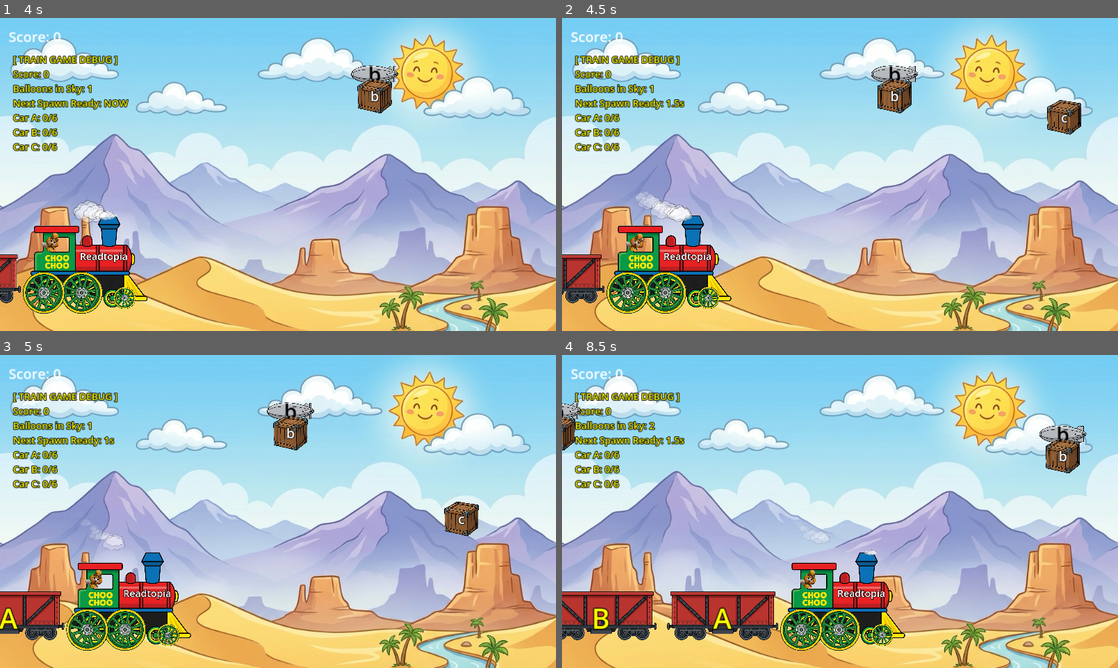
Above: before the commit, frames 1-4 (two rows, left to right).
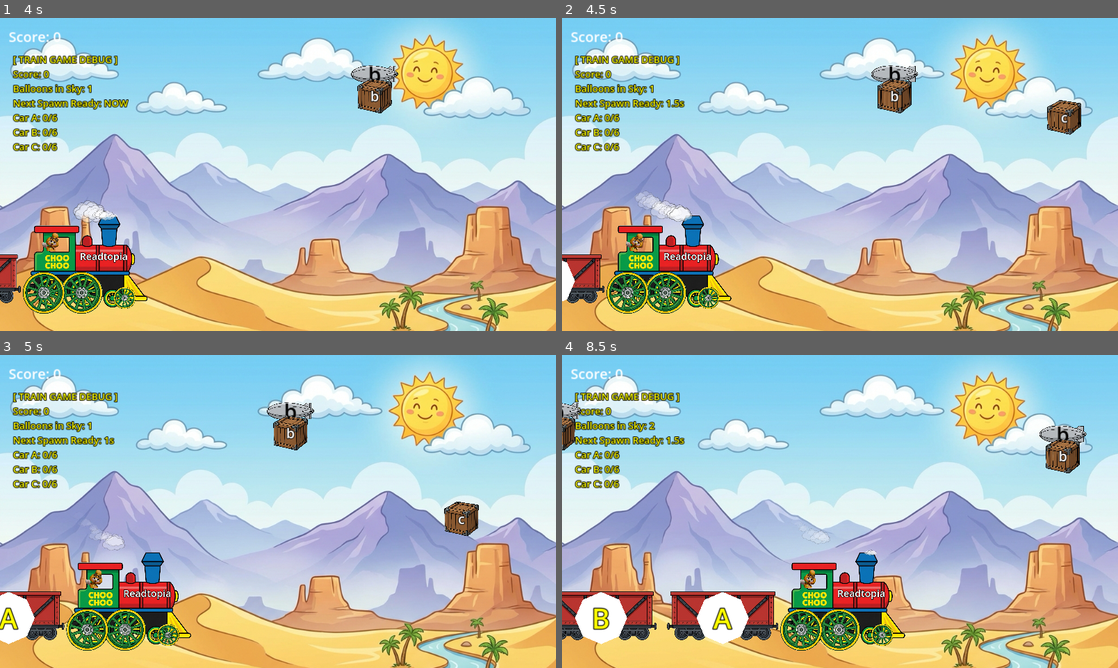
Above: after the commit, the same moments.

Repository: xiangfa/rt-games-godot
Game: Godot game, scene res://scenes/main.tscn
The game is run twice, just before and just after one commit, with the same random seed, the same clock (stepped at 60 frames per second) and the same inputs.
Inputs (mouse positions are in pixels of both pictures, inside the frame that each line leads up to):
- Up to frame 1 (4 s): tap Enter at 0.5 s; move the mouse to (400, 158) at 0.52 s; click (400, 158) at 0.67 s; move the mouse to (478, 74) at 1.27 s; click (478, 74) at 1.42 s; move the mouse to (333, 105) at 2.02 s; click (333, 105) at 2.17 s; move the mouse to (250, 237) at 2.77 s; click (250, 237) at 2.92 s; move the mouse to (444, 221) at 3.52 s; click (444, 221) at 3.67 s
- Up to frame 2 (4.5 s): move the mouse to (1084, 96) at 4.27 s; click (1084, 96) at 4.42 s
- Up to frame 3 (5 s): no input
- Up to frame 4 (8.5 s): move the mouse to (867, 511) at 5.02 s; click (867, 511) at 5.17 s; move the mouse to (756, 433) at 5.77 s; click (756, 433) at 5.92 s; move the mouse to (1062, 442) at 6.52 s; click (1062, 442) at 6.67 s; move the mouse to (728, 527) at 7.27 s; click (728, 527) at 7.42 s; move the mouse to (895, 442) at 8.02 s; click (895, 442) at 8.17 s

Frame 1 is identical in both runs. In frame 2, 0.2% of the frame differs, in the area x 0-3%, y 77-91%; in frame 3, 0.7%; in frame 4, 2.0%, in the area x 2-34%, y 75-93%.

Commit message:
v2.5: Implemented Octagon Masking for carriage icons

Diff:
--- a/train-words/scenes/car.tscn
+++ b/train-words/scenes/car.tscn
@@ -19,16 +19,18 @@
 texture = ExtResource("2_tex")
 scale = Vector2(0.3, 0.3)
 
-[node name="Badge" type="ColorRect" parent="."]
-offset_left = -60.0
-offset_top = -55.0
-offset_right = 60.0
-offset_bottom = 65.0
-color = Color(0.0470588, 0.14902, 0.419608, 1) # Solid Navy Blue
+[node name="Frame" type="Polygon2D" parent="."]
+# A subtle background to define the octagon window
+color = Color(0.0470588, 0.14902, 0.419608, 1) # Navy Blue
+polygon = PackedVector2Array(-60, 0, -42, -42, 0, -60, 42, -42, 60, 0, 42, 42, 0, 60, -42, 42)
+position = Vector2(0, 5)
 
-[node name="Icon" type="Sprite2D" parent="."]
-z_index = 10
+[node name="OctagonMask" type="Polygon2D" parent="."]
+clip_children = 2
 position = Vector2(0, 5)
+polygon = PackedVector2Array(-60, 0, -42, -42, 0, -60, 42, -42, 60, 0, 42, 42, 0, 60, -42, 42)
+
+[node name="Icon" type="Sprite2D" parent="OctagonMask"]
 scale = Vector2(0.12, 0.12)
 
 [node name="Label" type="Label" parent="."]
--- a/train-words/scripts/car.gd
+++ b/train-words/scripts/car.gd
@@ -8,15 +8,19 @@
 	print("PHYSICS_DEBUG: Car " + id + " matched_count is now " + str(matched_count))
 
 @onready var label = $Label
-@onready var icon = $Icon
+@onready var icon = $OctagonMask/Icon # Updated path to look inside mask
 
 func setup(p_id: String):
 	id = p_id
+	# Basic string setup
 	if has_node("Label"):
 		$Label.text = id.left(1).to_upper()
-		$Label.visible = true # Fallback is now VISIBLE
+		$Label.visible = true
 
-	# LOCALIZED LOADING (Removing dependency on main.gd timing)
+func _ready():
+	print("PHYSICS_DEBUG: Car " + id + " ready. Starting localized icon lookup.")
+
+	# LOCALIZED LOADING INSIDE READY (Maximum stability)
 	var char_key = id.left(1).to_lower()
 	var icon_path = ""
 	match char_key:
@@ -25,24 +29,15 @@
 		"c": icon_path = "res://assets/icon_cat.png"
 
 	if icon_path != "":
-		print("PHYSICS_DEBUG: Car " + id + " attempting localized load: " + icon_path)
+		print("PHYSICS_DEBUG: Car " + id + " loading path: " + icon_path)
 		var tex = load(icon_path)
-		if tex:
-			print("PHYSICS_DEBUG: Car " + id + " successfully loaded texture: " + str(tex))
-			call_deferred("_apply_texture", tex)
+		if tex and icon:
+			print("PHYSICS_DEBUG: Success! Applying texture and hiding letter for car " + id)
+			icon.texture = tex
+			icon.visible = true
+			if label: label.visible = false
 		else:
-			print("PHYSICS_DEBUG: ERROR - Car " + id + " failed to load icon at " + icon_path)
-
-func _apply_texture(tex):
-	if icon:
-		icon.texture = tex
-		icon.visible = true
-		# Hide label only if icon works
-		if label: label.visible = false
-		print("PHYSICS_DEBUG: Car " + id + " texture applied and label hidden.")
-
-func _ready():
-	print("PHYSICS_DEBUG: Car " + id + " ready.")
+			print("PHYSICS_DEBUG: ERROR - Failed to load or missing icon node for car " + id)
 
 	# Ensure net starts hidden
 	var net = get_node_or_null("CargoNet")
